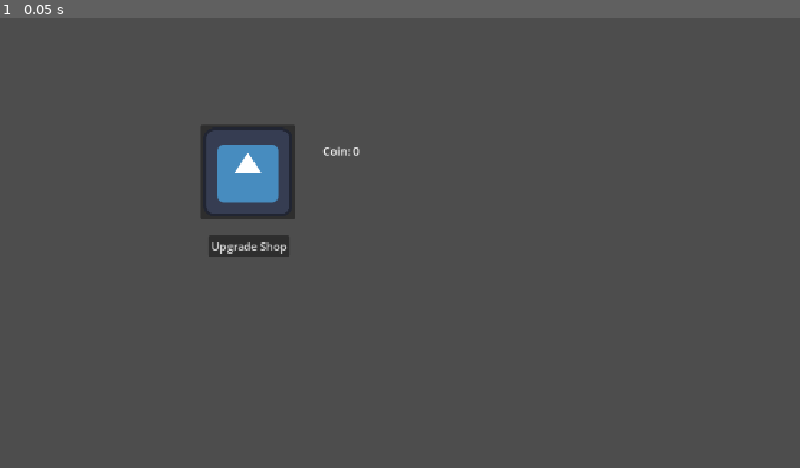
Above: before the commit, frame 1.
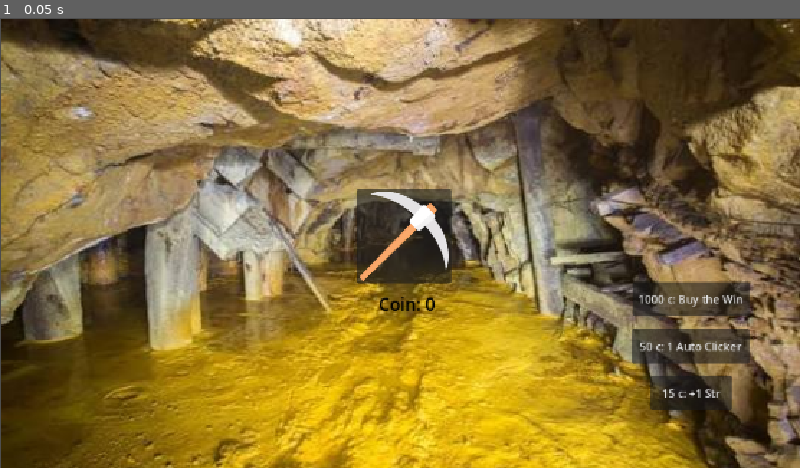
Above: after the commit, the same moment.

Repository: shinysnivygaming-cmd/P2-Clicker-Game
Game: Godot game, scene res://control.tscn
Same seed, same stepped clock (60 frames per second), same inputs: the game is played once before the commit and once after it. Before the commit the project has no main scene; this scene is started directly in both runs. The engine's default icon, where the game draws it, is replaced by a stand-in: a white triangle on a blue panel in a dark square.
Inputs:
- Up to frame 1 (0.05 s): no input

The runs differ from the first frame. In frame 1, 97% of the frame differs, in the area x 0-100%, y 0-100%.

Commit message:
The game (probably that's it)
A suitable enough game to submit

Diff:
--- a/control.tscn
+++ b/control.tscn
@@ -1,7 +1,9 @@
 [gd_scene format=3 uid="uid://dsgh62w4omvu7"]
 
-[ext_resource type="Texture2D" uid="uid://b0dtpv12cdcby" path="res://icon.svg" id="1_62e2m"]
 [ext_resource type="Script" uid="uid://clgin4d6udk07" path="res://game_manager.gd" id="1_qtu10"]
+[ext_resource type="Texture2D" uid="uid://creouojn5comw" path="res://Pickaxe.png" id="2_qtu10"]
+[ext_resource type="Texture2D" uid="uid://kmkfadmdmpdk" path="res://Gold Mine.jpg" id="3_qtu10"]
+[ext_resource type="Texture2D" uid="uid://bndkb18shaawi" path="res://Final Screen.png" id="4_ee4bf"]
 
 [node name="Game" type="Control" unique_id=1999847388]
 layout_mode = 3
@@ -10,31 +12,123 @@
 offset_bottom = 40.0
 script = ExtResource("1_qtu10")
 power = 1
-metadata/_edit_horizontal_guides_ = [-23754.0]
+metadata/_edit_horizontal_guides_ = [-23754.0, -482.0]
+
+[node name="Buy a Win Button" type="Button" parent="." unique_id=1361053703]
+top_level = true
+layout_mode = 0
+offset_left = 911.0
+offset_top = 380.0
+offset_right = 1079.0
+offset_bottom = 429.0
+text = "1000 c: Buy the Win"
 
 [node name="ClickerButton" type="Button" parent="." unique_id=1091990086]
+top_level = true
 layout_mode = 0
-offset_left = 289.0
-offset_top = 154.0
-offset_right = 425.0
-offset_bottom = 290.0
-icon = ExtResource("1_62e2m")
+offset_left = 514.0
+offset_top = 246.0
+offset_right = 650.0
+offset_bottom = 382.0
+icon = ExtResource("2_qtu10")
 
 [node name="Upgrade Button" type="Button" parent="ClickerButton" unique_id=959312378]
+top_level = true
 layout_mode = 0
-offset_left = 11.0
-offset_top = 159.0
-offset_right = 128.0
-offset_bottom = 190.0
-text = "Upgrade Shop"
+offset_left = 937.0
+offset_top = 515.0
+offset_right = 1054.0
+offset_bottom = 565.0
+text = "15 c: +1 Str"
+
+[node name="Auto Upgrade Button" type="Button" parent="ClickerButton" unique_id=1180829290]
+layout_mode = 0
+offset_left = 396.0
+offset_top = 201.0
+offset_right = 565.0
+offset_bottom = 252.0
+text = "50 c: 1 Auto Clicker"
+
+[node name="Timer" type="Timer" parent="ClickerButton/Auto Upgrade Button" unique_id=2028358590]
+autostart = true
+
+[node name="Debug Infinite Money" type="Button" parent="ClickerButton" unique_id=1127456415]
+modulate = Color(1, 1, 1, 0)
+self_modulate = Color(1, 1, 1, 0)
+layout_mode = 1
+anchors_preset = -1
+anchor_left = -2.309
+anchor_top = -0.279
+anchor_right = -2.309
+anchor_bottom = -0.279
+offset_left = -198.97601
+offset_top = -208.056
+offset_right = -103.97601
+offset_bottom = -118.056
+theme_override_colors/font_color = Color(0.8745098, 0.8745098, 0.8745098, 0)
+theme_override_colors/icon_normal_color = Color(1, 1, 1, 0)
+theme_override_colors/icon_focus_color = Color(1, 1, 1, 0)
+theme_override_colors/icon_pressed_color = Color(1, 1, 0, 1)
+theme_override_colors/icon_hover_color = Color(1, 1, 1, 0)
+theme_override_colors/icon_hover_pressed_color = Color(1, 1, 1, 0)
+theme_override_colors/icon_disabled_color = Color(1, 1, 1, 0)
 
 [node name="CoinLabel" type="Label" parent="." unique_id=687640869]
+top_level = true
 layout_mode = 0
-offset_left = 465.0
-offset_top = 180.0
-offset_right = 518.0
-offset_bottom = 203.0
+offset_left = 545.0
+offset_top = 395.0
+offset_right = 627.0
+offset_bottom = 430.0
+theme_override_colors/font_color = Color(0, 0, 0, 1)
+theme_override_font_sizes/font_size = 25
 text = "Coin: 0"
 
+[node name="StrengthLabel" type="Label" parent="." unique_id=717226041]
+top_level = true
+layout_mode = 0
+offset_left = 507.0
+offset_top = 429.0
+offset_right = 661.0
+offset_bottom = 464.0
+theme_override_colors/font_color = Color(0, 0, 0, 1)
+theme_override_font_sizes/font_size = 25
+horizontal_alignment = 1
+
+[node name="AutoLabel" type="Label" parent="." unique_id=1671862052]
+top_level = true
+layout_mode = 0
+offset_left = 493.0
+offset_top = 464.0
+offset_right = 676.0
+offset_bottom = 499.0
+theme_override_colors/font_color = Color(0, 0, 0, 1)
+theme_override_font_sizes/font_size = 25
+horizontal_alignment = 1
+
+[node name="Mine Background" type="TextureRect" parent="." unique_id=441729147]
+visibility_layer = 2
+layout_mode = 0
+offset_left = 3.0
+offset_top = 2.0
+offset_right = 1158.0
+offset_bottom = 660.0
+texture = ExtResource("3_qtu10")
+
+[node name="You Win" type="TextureRect" parent="." unique_id=2141387083]
+visible = false
+top_level = true
+layout_mode = 0
+offset_left = -8.0
+offset_top = 5.0
+offset_right = 1169.0
+offset_bottom = 661.0
+texture = ExtResource("4_ee4bf")
+expand_mode = 1
+
+[connection signal="button_down" from="Buy a Win Button" to="." method="_on_buy_a_win_button_button_down"]
 [connection signal="pressed" from="ClickerButton" to="." method="_on_button_down"]
 [connection signal="button_down" from="ClickerButton/Upgrade Button" to="." method="_on_upgrade_button_button_down"]
+[connection signal="button_down" from="ClickerButton/Auto Upgrade Button" to="." method="_on_auto_upgrade_button_button_down"]
+[connection signal="timeout" from="ClickerButton/Auto Upgrade Button/Timer" to="." method="_on_timer_timeout"]
+[connection signal="button_down" from="ClickerButton/Debug Infinite Money" to="." method="_on_debug_infinite_money_button_down"]
--- a/game_manager.gd
+++ b/game_manager.gd
@@ -5,10 +5,15 @@
 
 var coin: int
 @export var power: int
-@onready var coin_label: Label = $CoinLabel
+@onready var coin_label: Label = $CoinLabel #what shows amount of coins
+@onready var str_label: Label = $StrengthLabel #what shows power of clicks
+@onready var auto_label: Label = $AutoLabel #what shows auto generated coins
+@onready var win_screen: TextureRect = $"You Win"
+var auto: int
 # Called when the node enters the scene tree for the first time.
 func _ready() -> void:
-	coin = 0
+	coin = 0 #initiaes values to 0
+	auto = 0
 
 
 # Called every frame. 'delta' is the elapsed time since the previous frame.
@@ -17,13 +22,43 @@
 
 #Receiver for clicking button
 func _on_button_down() -> void:
-	coin += power
+	coin += power #increases your amount of coins
 	coin_label.text = "Coin: " +str(coin)
-	print(coin)
+	#print(coin) #for debugging
+
+
+func _on_upgrade_button_button_down() -> void:
+	if coin>=15: #So you can't go in the negatives
+		power += 1 #increases power of clicks
+		coin -= 15 #Arbitrarily picked cost
+		coin_label.text = "Coin: " +str(coin) #So it outputs your new total
+		str_label.text = "Str: " +str(power)
 
 
 
-func _on_upgrade_button_button_down() -> void:
-	power += 1
-	print("Current Power:")
-	print(power)
+func _on_auto_upgrade_button_button_down() -> void:
+	if coin >= 50:
+		auto+=1 #auto generated clicks per second increment by 1
+		coin-=50
+		coin_label.text = "Coin: " +str(coin) #updates values on screen
+		auto_label.text = "Auto Clickers: " +str(auto)
+
+
+
+func _on_timer_timeout() -> void: #timer is set to 1s, autostart, and no one time
+	if auto >= 1:
+		coin += auto
+		coin_label.text = "Coin: " +str(coin)
+
+
+func _on_debug_infinite_money_button_down() -> void: #adds money to test things
+	if coin == 10000: #if it's pressed twice in a row, resets your coin progress
+		coin = 0
+	else:
+		coin = 10000
+
+
+func _on_buy_a_win_button_button_down() -> void:
+	if coin >= 1000: #how much it costs to win
+		coin -= 1000
+		win_screen.visible = true #displays the illustrious win screen (which should be on top layer)
--- a/project.godot
+++ b/project.godot
@@ -11,6 +11,7 @@
 [application]
 
 config/name="P2 Clicker Game"
+run/main_scene="uid://dsgh62w4omvu7"
 config/features=PackedStringArray("4.7", "GL Compatibility")
 config/icon="res://icon.svg"
 
Binary file added: Final Screen.png
Not shown, added: Final Screen.png.import
Binary file added: Gold Mine.jpg
Not shown, added: Gold Mine.jpg.import
Binary file added: Pickaxe.png
Not shown, added: Pickaxe.png.import
